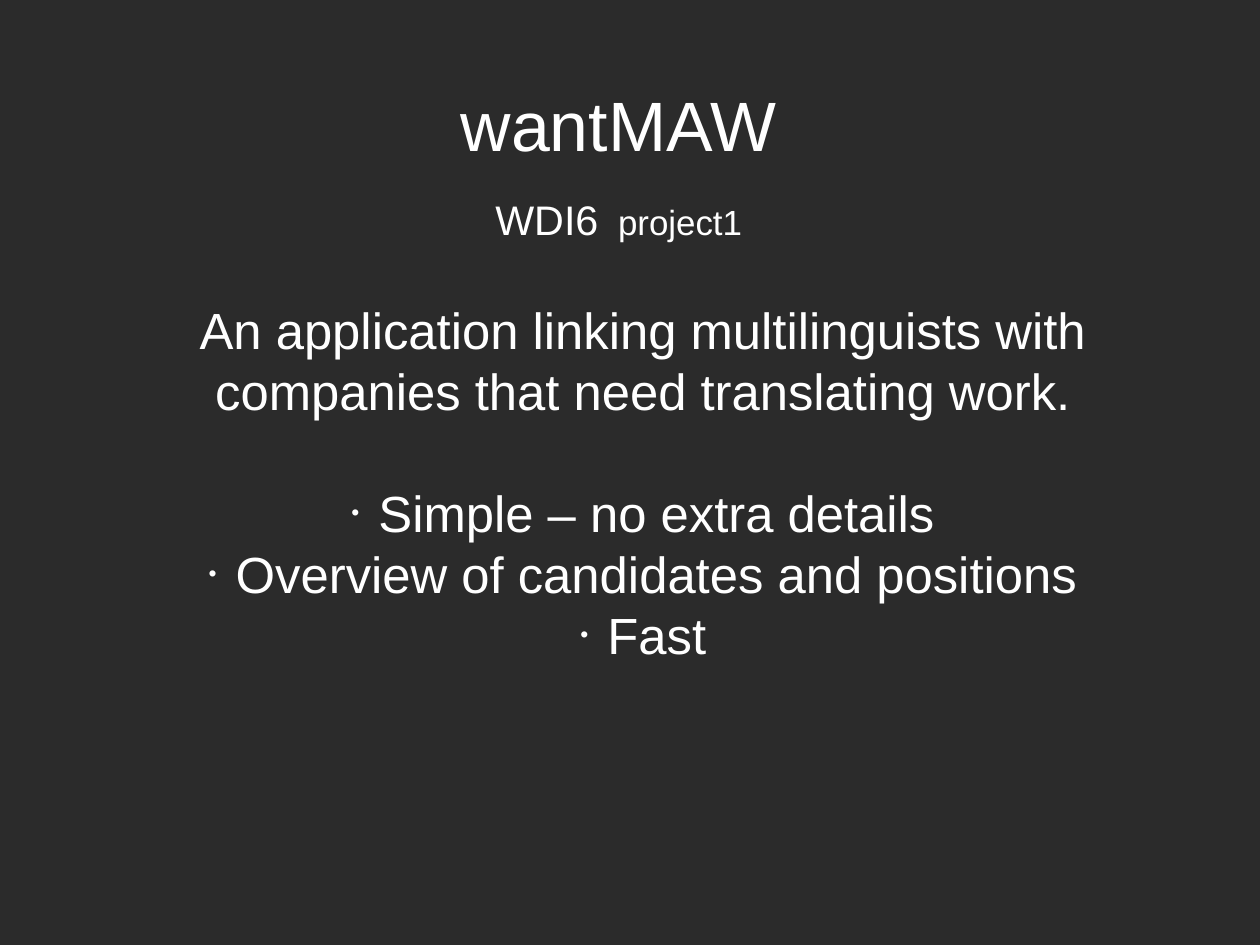
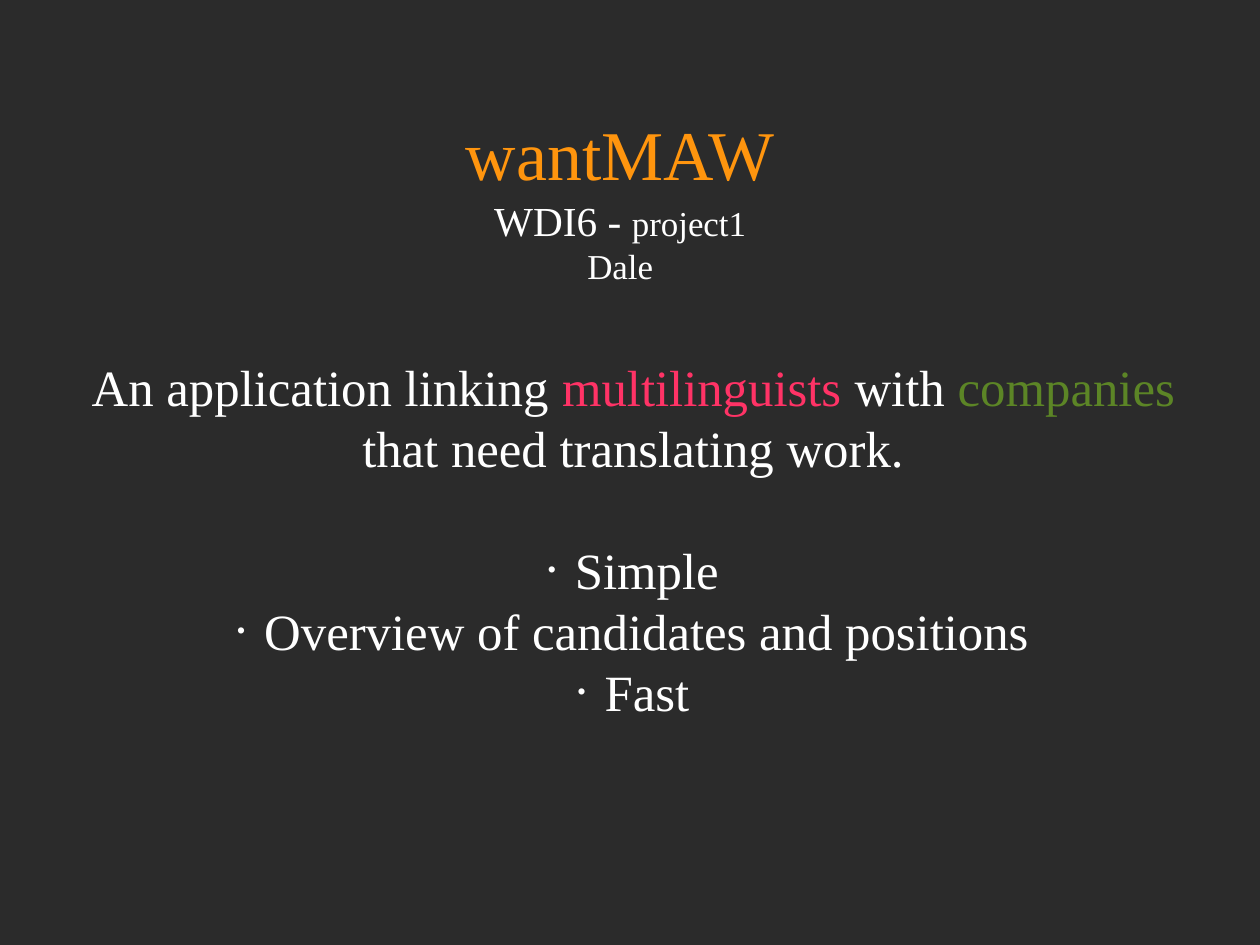
Before and after one commit to gduck/Project1, a slide deck: slide 1 of slides.odp (slide 8 before the commit). Drawn at 1260x945 pixels with LibreOffice and Linux fonts; fonts in the diff are those of the drawing; background and template pictures are left out; a plain dark background stands for a picture behind light text. Boxes give left, top, right and bottom in pixels: in the first picture for what was removed or moved away, otherwise in the second. Text is boxed around its words. In the diff, an @@ line names an element or a change of style, - is before the commit and + after.

Commit message:
slides

```diff
--- a/slides.odp
+++ b/slides.odp
@@ title at box(466, 134, 775, 280): text changed; font Arial to Times New Roman @@
-wantMAW
-WDI6 project1
+wantMAW
+WDI6 - project1
+Dale
@@ subtitle "An application linking multilinguists with ...": place and size @@
-subtitle "An application linking multilinguists with ..." at box(200, 312, 1085, 655)
+subtitle "An application linking multilinguists with ..." at box(92, 370, 1175, 712)
@@ subtitle at box(92, 370, 1175, 712): font Arial to Times New Roman; text colour #FFFFFF to #FF3366 in "multilinguists"; text colour #FFFFFF to #5C8526 in "companies" @@
@@ subtitle at box(575, 553, 719, 600): text changed; font Arial to Times New Roman @@
-• Simple – no extra details
+• Simple
```
Also in this commit, not shown: 5 other slides changed, 1 slide added, 1 slide removed, 1 other file.
